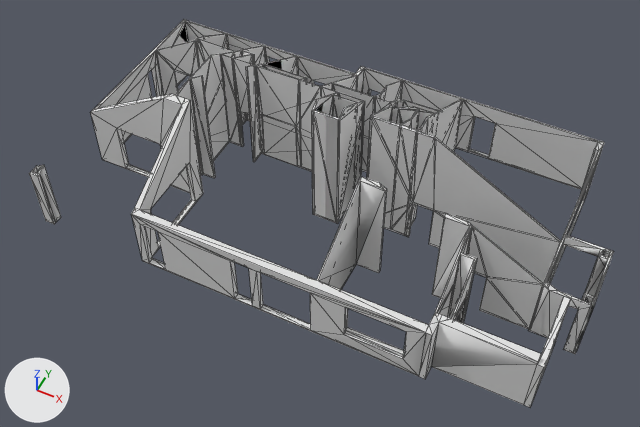
Before and after pictures for a commit that changed the OBJ model models/Noosa-walls.obj.
Before and after are seen from a 50 mm lens placed at (19.9, -19.7, 28.7), pointed at (9.0, 2.0, 1.6). The axes (+X, +Y, +Z) are drawn at lower left. The lights are the same throughout. Mesh edges are drawn as thin lines. Where no turn or scale is listed for an object, it has been applied to the vertices. Vertices at the same position are counted once.

The older version as bpy lines, for what is in view:
```python
me_noosa_walls = bpy.data.meshes.new('Noosa-walls')
me_noosa_walls.from_pydata(...)  # 776 vertices, 1941 faces; spans x -2.1..20.2, y -2.3..10.0, z -0.1..6.2
me_noosa_walls.materials.append(mat_wire_204204204)  # white #e7e7e7
ob_noosa_walls = bpy.data.objects.new('Noosa-walls', me_noosa_walls)
ob_noosa_walls.location = (0.0, 0.0, 0.0)
```
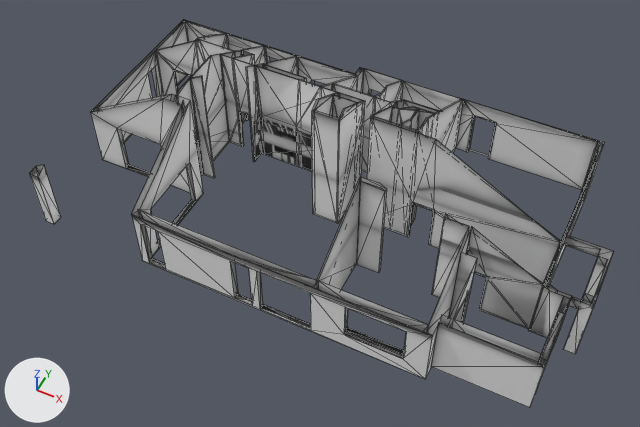
Boxes [x1, y1, x2, y2] around the edits, measured in the pictures (640 x 427 px):
part 1 of me_noosa_walls, cut back
    before: [29, 19, 614, 407]
    after: [97, 22, 600, 359]
part 2 of me_noosa_walls, recoloured
    both: [29, 21, 608, 383]

The change, as a list of edits to the scene's bpy script:
```text
Add img_walls_ao_jpg:
    img_walls_ao_jpg = load_image('Walls AO.jpg', 'Walls AO.jpg', 4096, 4096, 'sRGB')
Add mat_material__2584:
    mat_material__2584 = principled_material('Material__2584')
    mat_material__2584.texture = img_walls_ao_jpg
    mat_material__2584.roughness = 0.9
Change me_noosa_walls:
    used by ob_noosa_walls; location = (0.0, 0.0, 0.0)
    remove me_noosa_walls.from_pydata(...)  # 776 vertices, 1941 faces; spans x -2.1..20.2, y -2.3..10.0, z -0.1..6.2
    add me_noosa_walls.from_pydata(...)  # 685 vertices, 1085 faces; spans x -2.1..20.2, y -2.3..10.0, z -0.1..6.2
    me_noosa_walls part 1: 4 vertices moved within x 10.3..11.0, y 1.5..3.9, z 0.0..6.0; 120 vertices removed from x -2.1..20.2, y -2.3..10.0, z -0.1..6.0; 29 vertices added at x -1.9..19.4, y -2.2..9.9, z -0.1..5.9
    me_noosa_walls part 2: 891 faces spanning x -2.1..20.2, y -2.3..10.0, z -0.1..6.2 switch from mat_wire_204204204 (white #e7e7e7) to mat_material__2584 (picture img_walls_ao_jpg)
```
